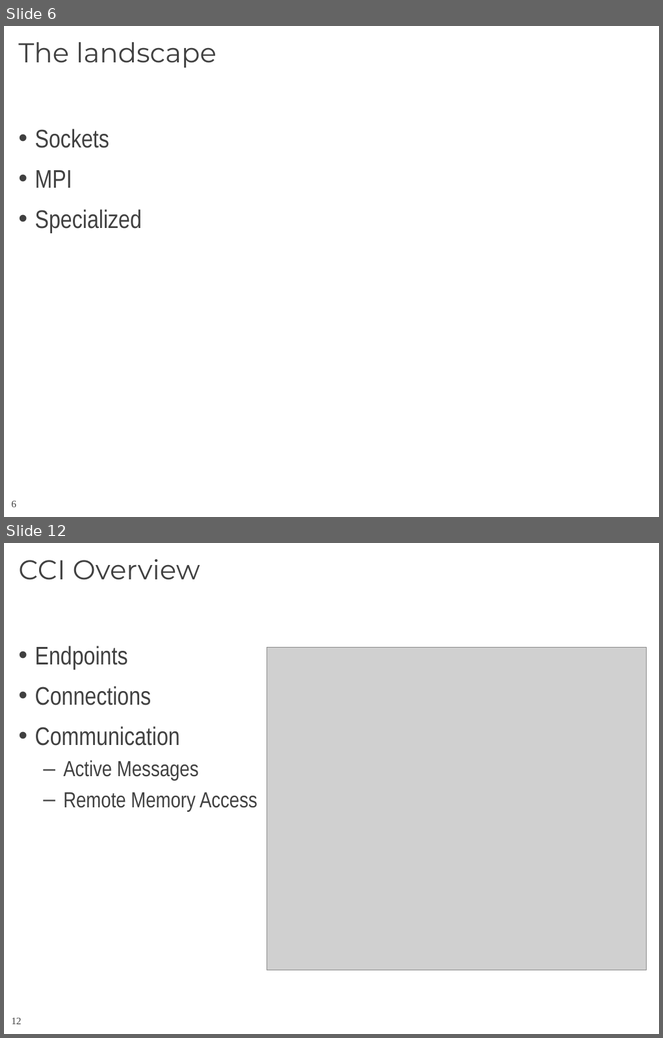
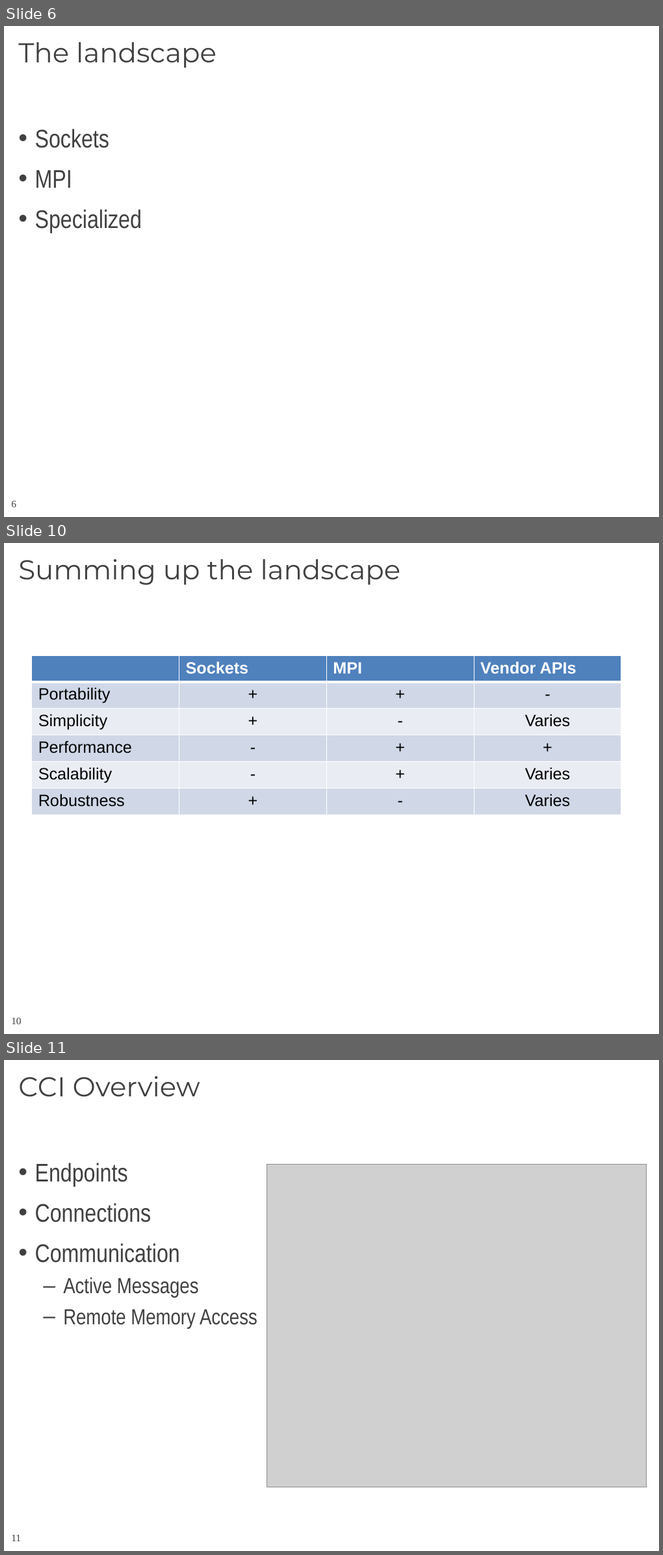
Before and after one commit to CCI/pub, a slide deck: slides/HotI-2011/2011-HotI-CCI-OLCF.pptx. Shown one above the other, each under a label of ours: slides 6 and 12 before the commit, slides 6, 10 and 11 after it; the slides between them are not shown. The pictures are 663x1038 and 663x1555 pixels, drawn with LibreOffice and Linux fonts; fonts in the diff are those of the drawing; grey boxes stand for pictures; background and template pictures are left out. Boxes give left, top, right and bottom in pixels: in the first picture for what was removed or moved away, otherwise in the second. Text is boxed around its words. In the diff, an @@ line names an element or a change of style, - is before the commit and + after.

```diff
--- a/slides/HotI-2011/2011-HotI-CCI-OLCF.pptx
+++ b/slides/HotI-2011/2011-HotI-CCI-OLCF.pptx
@@ slide 10 added at (x1=4, y1=543, x2=659, y2=1034), background #FFFFFF; not listed: 1 template element that a slide beside it also shows @@
@@ title added at (x1=18, y1=559, x2=401, y2=585), 30 pt, text #404040 @@
+Summing up the landscape
@@ table added at (x1=31, y1=655, x2=622, y2=815), 6 rows, 4 columns @@
+ | Sockets | MPI | Vendor APIs
+Portability | + | + | -
+Simplicity | + | - | Varies
+Performance | - | + | +
+Scalability | - | + | Varies
+Robustness | + | - | Varies
@@ what was slide 12 is now slide 11 @@
@@ page number at (x1=11, y1=1535, x2=21, y2=1542): text changed @@
-12
+11
```
Also in this commit, not shown: 6 slides changed, 2 other slides added, 4 slides removed.
